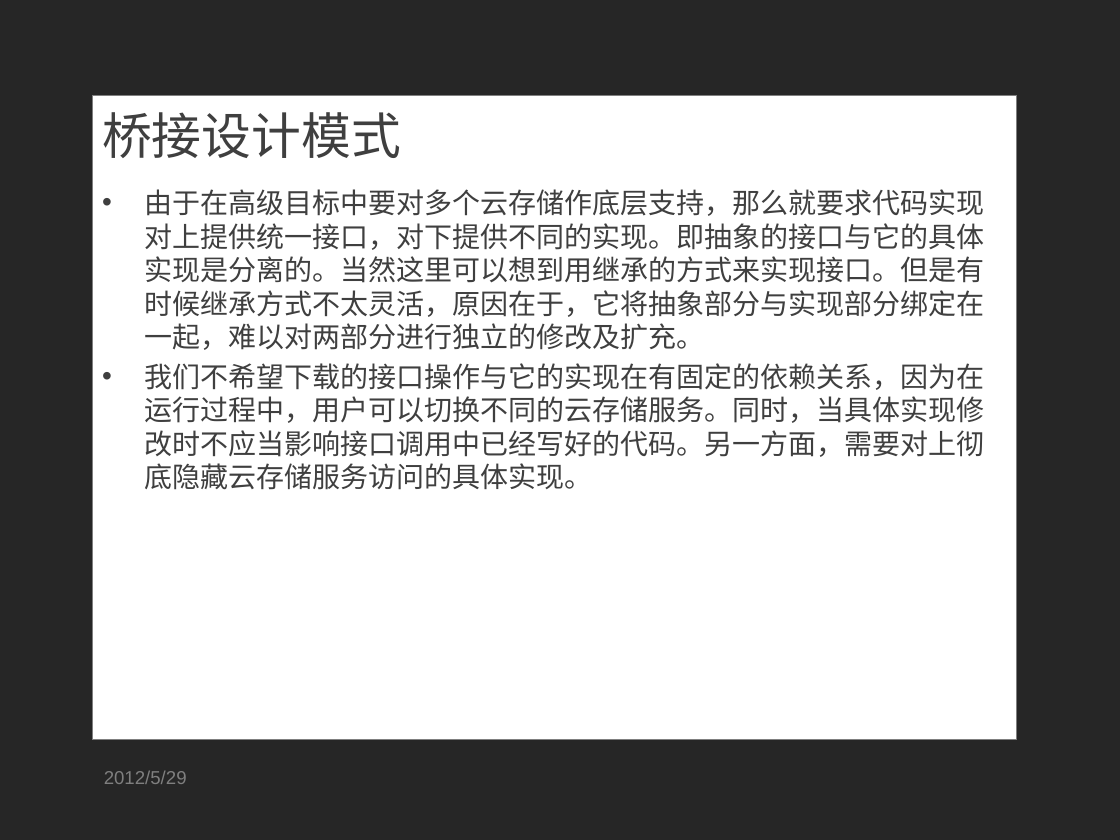
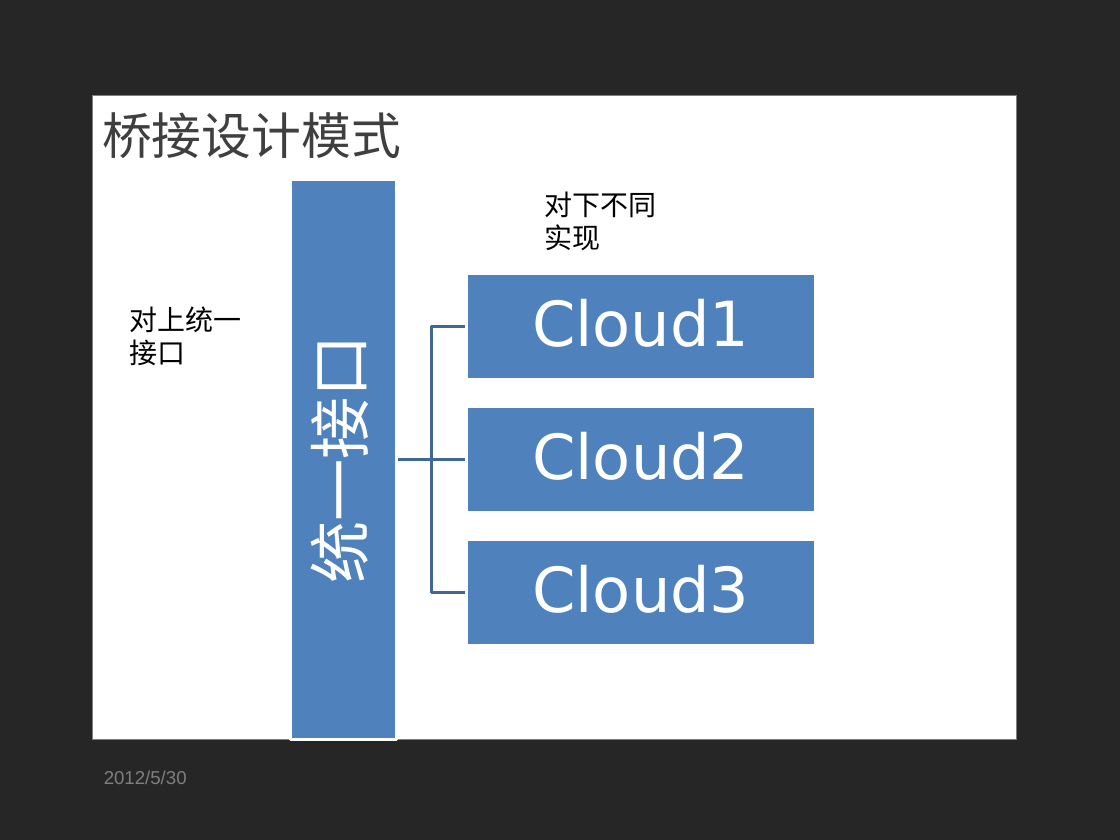
Before and after one commit to SoSkyrim/ricky-tan, a slide deck: slide 11 of work/毕业设计_答辩.pptx. Drawn at 1120x840 pixels with LibreOffice and Linux fonts; fonts in the diff are those of the drawing; background and template pictures are left out. Boxes give left, top, right and bottom in pixels: in the first picture for what was removed or moved away, otherwise in the second. Text is boxed around its words. In the diff, an @@ line names an element or a change of style, - is before the commit and + after.

```diff
--- a/work/毕业设计_答辩.pptx
+++ b/work/毕业设计_答辩.pptx
@@ text removed at [144,189,984,490] @@
-• 由于在高级目标中要对多个云存储作底层支持，那么就要求代码实现对上提供统一接口，对下提供不同的实现。即抽象的接口与它的具体实现是分离的。当然这里可以想到用继承的方式来实现接口。但是有时候继承方式不太灵活，原因在于，它将抽象部分与实现部分绑定在一起，难以对两部分进行独立的修改及扩充。
-• 我们不希望下载的接口操作与它的实现在有固定的依赖关系，因为在运行过程中，用户可以切换不同的云存储服务。同时，当具体实现修改时不应当影响接口调用中已经写好的代码。另一方面，需要对上彻底隐藏云存储服务访问的具体实现。
@@ text added at [545,191,657,250], 18 pt, text #000000 @@
+对下不同实现
@@ text added at [130,306,242,365], 18 pt, text #000000 @@
+对上统一接口
@@ group added at [290,180,815,739]: 4 rectangles, 4 texts, 3 freeform shapes @@
+统一接口
+Cloud1
+Cloud2
+Cloud3
@@ text at [104,770,187,784]: text changed @@
-2012/5/29
+2012/5/30
```
Also in this commit, not shown: 2 other slides changed, 4 slides added, 1 slide removed.
